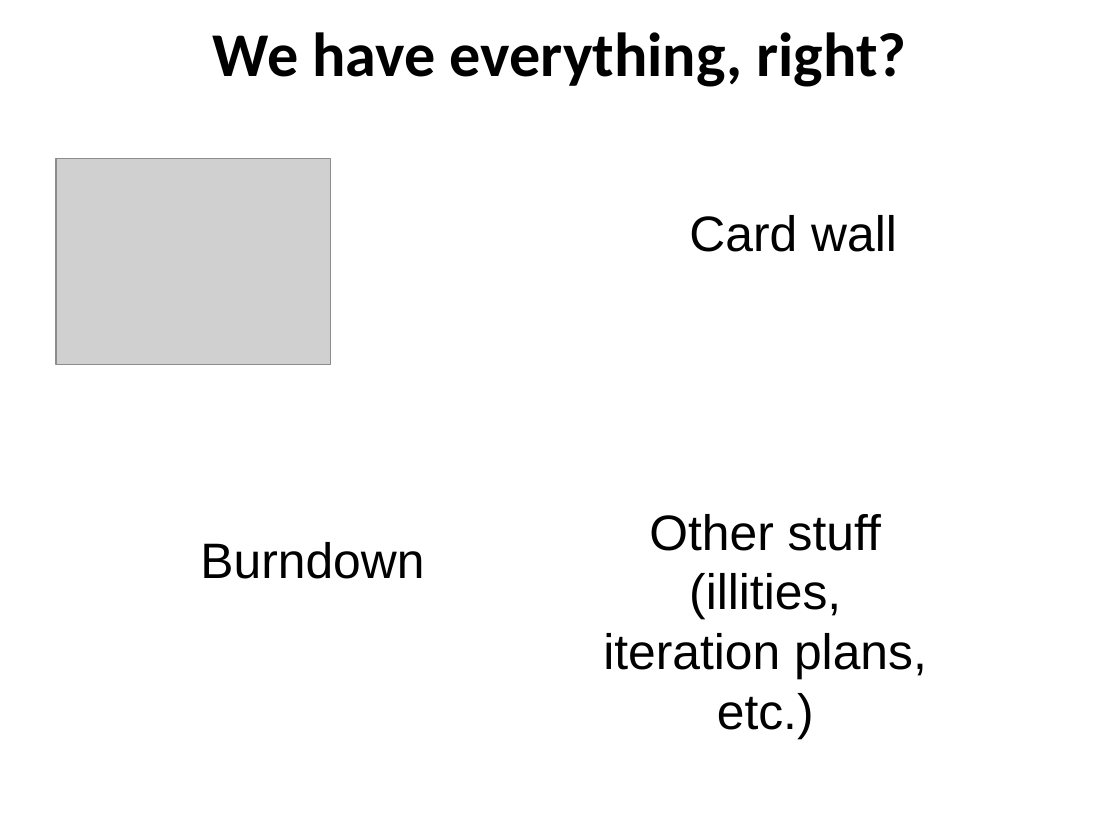
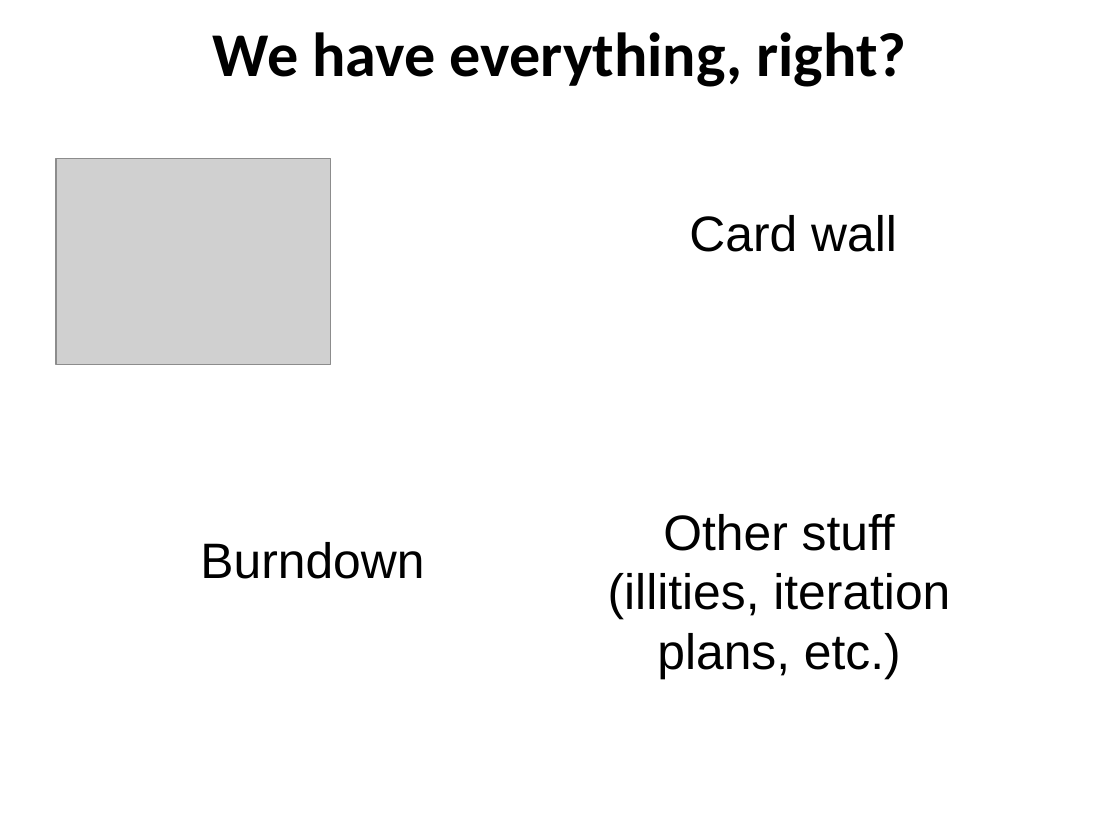
Before and after one commit to ThoughtWorksInc/TWTraining, a slide deck: slide 4 of Agile Fundamentals for Product Owner/09-Animal building.ppt. Drawn at 1120x840 pixels with LibreOffice and Linux fonts; fonts in the diff are those of the drawing; grey boxes stand for pictures; background and template pictures are left out. Boxes give left, top, right and bottom in pixels: in the first picture for what was removed or moved away, otherwise in the second. Text is boxed around its words. In the diff, an @@ line names an element or a change of style, - is before the commit and + after.

```diff
--- a/Agile Fundamentals for Product Owner/09-Animal building.ppt
+++ b/Agile Fundamentals for Product Owner/09-Animal building.ppt
@@ text "Other stuff (illities, iteration plans, ..." rewrapped from [603,514,927,739] to [608,514,950,680] @@
```
Also in this commit, not shown: 2 other slides changed, 3 other files.
